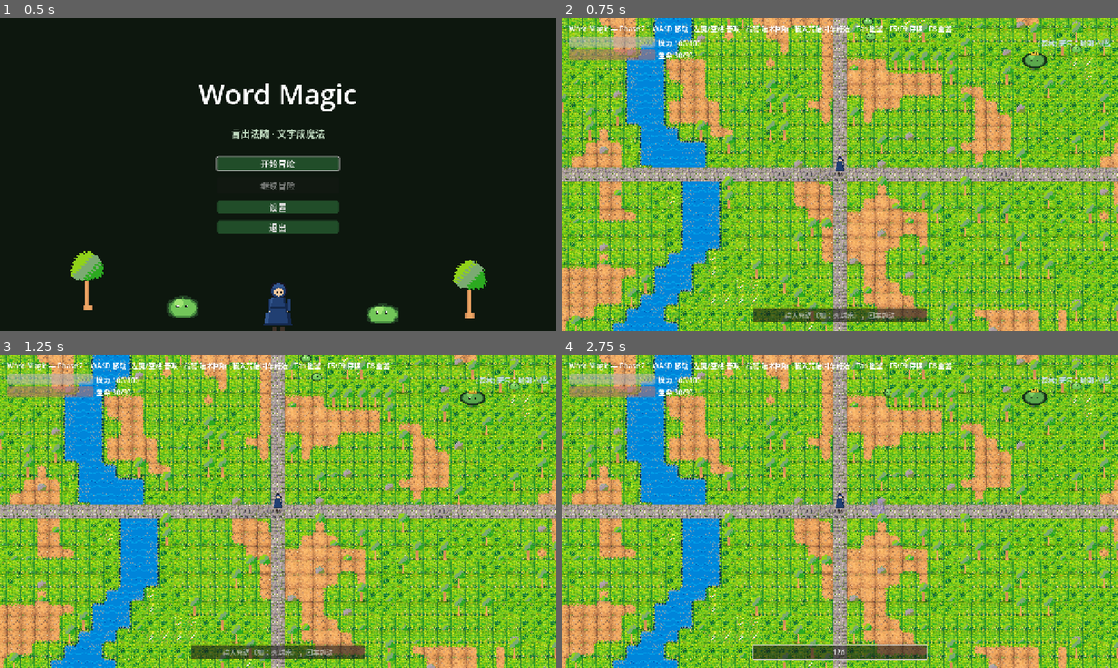
Above: before the commit, frames 1-4 (two rows, left to right).
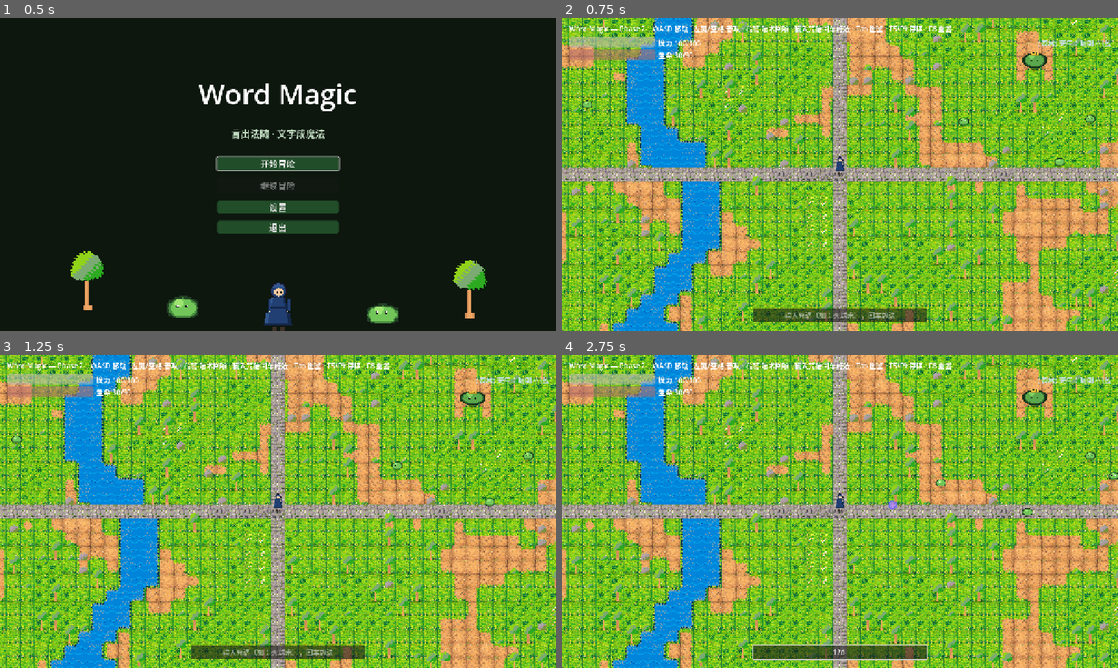
Above: after the commit, the same moments.

Repository: ahao430/word-magic
Game: Godot game, scene res://scenes/ui/title.tscn
The game is run twice, just before and just after one commit, with the same random seed, the same clock (stepped at 60 frames per second) and the same inputs.
Inputs (mouse positions are in pixels of both pictures, inside the frame that each line leads up to):
- Up to frame 1 (0.5 s): no input
- Up to frame 2 (0.75 s): click "开始冒险" at 0.5 s
- Up to frame 3 (1.25 s): no input
- Up to frame 4 (2.75 s): click (840, 652) at 1.27 s; type "12" at 1.35 s; move the mouse to (962, 495) at 2.02 s; hold D (move_right) from 2.03 s (still down); hold Space (attack) from 2.03 s (still down); click (962, 495) at 2.17 s

Frame 1 is identical in both runs. In frame 2, 46% of the frame differs, in the area x 0-100%, y 0-100%; in frame 3, 46%; in frame 4, 46%.

Commit message:
feat: procedural layout seed — randomized new-game worlds, save round-trip, legacy exactness

Diff:
--- a/scripts/core/game_manager.gd
+++ b/scripts/core/game_manager.gd
@@ -12,6 +12,14 @@
 ## _ready and loads the chosen slot instead of a fresh adventure.
 var pending_load_session := false
 var pending_load_slot := "slot_01"
+## Fresh-adventure world seed (title randomizes; world consumes once).
+var pending_layout_seed := 0
+
+
+func consume_layout_seed() -> int:
+	var s := pending_layout_seed
+	pending_layout_seed = 0
+	return s
 
 
 func set_state(new_state: GameState) -> void:
--- a/scripts/ui/title.gd
+++ b/scripts/ui/title.gd
@@ -47,4 +47,6 @@
 
 func _on_start() -> void:
 	GameManager.pending_load_session = false
+	# Every fresh adventure rolls a fresh world (AGENTS.md §11 seed).
+	GameManager.pending_layout_seed = 100000 + (randi() % 900000)
 	get_tree().change_scene_to_file("res://scenes/main/main.tscn")
--- a/scripts/world/world.gd
+++ b/scripts/world/world.gd
@@ -69,6 +69,30 @@
 ## The Forest Keeper stands beside the path, just west of the gate.
 const KEEPER_CELL := Vector2i(46, 15)
 
+## Procedural layout seed (AGENTS.md §11 "map Seed for procedural
+## reconstruction"). 0 = the historical legacy layout (byte-identical
+## to every world before seeds existed — old saves stay exact); any
+## other value drives terrain noise + prop/slime scatter. One seed
+## derives the whole layout; POIs (gate/spring/keeper/boss/rune/elite)
+## stay at their handcrafted cells on every seed.
+var layout_seed := 0
+
+const LEGACY_MACRO_SEED := 20261111
+const LEGACY_PROP_SEED := 20261112
+const LEGACY_SLIME_SEED := 777
+
+
+func _macro_seed() -> int:
+	return layout_seed if layout_seed != 0 else LEGACY_MACRO_SEED
+
+
+func _west_prop_seed() -> int:
+	return layout_seed + 1 if layout_seed != 0 else LEGACY_PROP_SEED
+
+
+func _slime_scatter_seed() -> int:
+	return layout_seed + 2 if layout_seed != 0 else LEGACY_SLIME_SEED
+
 ## Fired once when the boss dies (the boss_defeated flag + save tier
 ## record it; this notifies the HUD).
 signal boss_died
@@ -108,8 +132,22 @@
 
 
 func _ready() -> void:
+	# Title's "new game" hands a fresh random seed over before the first
+	# build (loads restore their own seed later via apply_layout_seed).
+	var pending: int = GameManager.consume_layout_seed()
+	if pending != 0 and layout_seed == 0:
+		layout_seed = pending
+	_build_layout()
+	_build_walls()
+	_setup_weather()
+	_apply_world_memory()
+
+
+## Seed-to-world layout pass (re-entrant: apply_layout_seed wipes the
+## props layer and runs this again on the same node).
+func _build_layout() -> void:
 	var macro := FastNoiseLite.new()
-	macro.seed = 20261111
+	macro.seed = _macro_seed()
 	macro.frequency = 0.09
 	var detail := FastNoiseLite.new()
 	detail.seed = 99
@@ -120,15 +158,15 @@
 	for cell in wetland_pond_cells():
 		water_cell[cell] = true
 	_paint_ground(dirt_cell, water_cell, macro, detail)
-	# Two-pass prop scatter: the forest pass runs on the historical 48x32
-	# window with river-only water (byte-identical to the pre-wetland
-	# layout — old saves and tests keep their props), the wetland pass
-	# seeds its own sequence.
+	# Two-pass prop scatter: the legacy pass keeps its historical
+	# sequence (seed 0 worlds stay byte-identical); a custom seed shifts
+	# BOTH passes deterministically, and the wetland always rides its
+	# own sequence.
 	var west_placements: Array[Dictionary] = compute_placements(dirt_cell,
-			river_cells(), Vector2i(WETLAND_START, MAP_CELLS.y), PROP_SEED)
+			river_cells(), Vector2i(WETLAND_START, MAP_CELLS.y), _west_prop_seed())
 	var east_placements: Array[Dictionary] = compute_placements(dirt_cell,
 			wetland_pond_cells(), Vector2i(MAP_CELLS.x - WETLAND_START, MAP_CELLS.y),
-			PROP_SEED + 1, Vector2i(WETLAND_START, 0))
+			_west_prop_seed() + 1, Vector2i(WETLAND_START, 0))
 	_scatter_props(west_placements + east_placements)
 	_scatter_slimes(dirt_cell, water_cell)
 	_scatter_wetland_slimes(water_cell)
@@ -137,10 +175,25 @@
 	_spawn_gate()
 	_spawn_spring(water_cell)
 	_spawn_keeper()
-	_build_walls()
 	_setup_water_shimmer(water_cell)
 	_setup_waterfall(water_cell)
-	_setup_weather()
+
+
+## Swap to a different seed and rebuild the layout in place (session
+## load path). Dying children are renamed so re-spawned POI names stay
+## unique while the queue drains.
+func apply_layout_seed(new_seed: int) -> void:
+	if new_seed == layout_seed:
+		return
+	layout_seed = new_seed
+	var n := 0
+	for child in props.get_children():
+		child.name = "ZzDead%d" % n
+		n += 1
+		child.queue_free()
+	_sway_targets = []
+	_open_water = []
+	_build_layout()
 	_apply_world_memory()
 
 
@@ -480,7 +533,7 @@
 	var weather_state: Dictionary = weather.capture_state() if weather != null else {}
 	return {"rune_state": rune_state, "ford_built": ford_built,
 			"alive_slimes": alive_slimes, "boss": _capture_boss(),
-			"weather": weather_state}
+			"weather": weather_state, "layout_seed": layout_seed}
 
 
 func _capture_boss() -> Dictionary:
@@ -498,6 +551,10 @@
 ## re-awaken the rune silently, remove slimes that died before saving,
 ## and re-seat the boss (position/hp, or gone if he was defeated).
 func restore_state(data: Dictionary) -> void:
+	# Old saves carry no seed: 0 keeps the legacy layout untouched.
+	var saved_seed: int = int(data.get("layout_seed", 0))
+	if saved_seed != layout_seed:
+		apply_layout_seed(saved_seed)
 	if data.get("ford_built", false):
 		build_ford()
 		for child in props.get_children():
@@ -528,7 +585,7 @@
 func _scatter_slimes(dirt_cell: Dictionary, water_cell: Dictionary) -> void:
 	## Deterministic slime scatter: land cells away from the spawn area.
 	var rng := RandomNumberGenerator.new()
-	rng.seed = SLIME_SEED
+	rng.seed = _slime_scatter_seed()
 	var placed := 0
 	for y in MAP_CELLS.y:
 		if placed >= SLIME_COUNT:
--- /dev/null
+++ b/tests/seed_test.gd
@@ -0,0 +1,137 @@
+extends SceneTree
+## Headless test for the procedural layout seed (AGENTS.md §11): one
+## seed drives terrain noise + prop/slime scatter, POIs stay at their
+## handcrafted cells on every seed, seed 0 keeps the legacy layout
+## byte-identical (old saves), and the seed round-trips through the
+## session save tier.
+
+var _failures := 0
+var _cache_backup := ""
+var _memory_backup := ""
+
+
+func _initialize() -> void:
+	call_deferred("_run")
+
+
+func _run() -> void:
+	_cache_backup = TestIsolation.stash(TestIsolation.CACHE_PATH)
+	_memory_backup = TestIsolation.stash(TestIsolation.MEMORY_PATH)
+	SpellCache.reset()
+	WorldMemory.reset()
+	Weather.reset()
+
+	# --- Legacy determinism: two default worlds are identical ---
+	var legacy_a: Node2D = await _build_world(0)
+	var legacy_b: Node2D = await _build_world(0)
+	_expect(_child_names(legacy_a) == _child_names(legacy_b),
+			"seed 0 worlds are byte-identical (%d/%d children)"
+					% [_child_names(legacy_a).size(), _child_names(legacy_b).size()])
+	legacy_a.free()
+	legacy_b.free()
+	await physics_frame
+
+	# --- Seeded determinism and variation ---
+	var s1: Node2D = await _build_world(12345)
+	var s1b: Node2D = await _build_world(12345)
+	var s2: Node2D = await _build_world(67890)
+	_expect(_child_names(s1) == _child_names(s1b), "same seed = same world")
+	_expect(_child_names(s1) != _child_names(s2), "different seed = different world")
+
+	# --- POIs survive every seed ---
+	for poi in ["Gate_Pillar_N", "Gate_Pillar_S", "SwampSpring", "Keeper",
+			"BossSlime", "RuneStone", "SlimeElite_58_10"]:
+		_expect(s1.get_entity_parent().get_node_or_null(poi) != null,
+				"%s stands on seed 12345" % poi)
+
+	# --- The river is seed-independent ---
+	var water: Dictionary = s1.river_cells()
+	var any_water := false
+	for y in 32:
+		if water.has(Vector2i(12, y)):
+			any_water = true
+			break
+	_expect(any_water and s1.is_blocked_ground(Vector2(12 * 32 + 16, 15 * 32 + 16)),
+			"river cells block movement on any seed (river cells are constant)")
+
+	# --- Capture / restore round-trip carries the seed ---
+	var snap: Dictionary = s1.capture_state()
+	_expect(int(snap["layout_seed"]) == 12345, "capture stores the seed")
+	var fresh: Node2D = await _build_world(0)
+	fresh.restore_state(snap)
+	await physics_frame
+	await physics_frame  # let the rebuild's arena-clear queue_free drain
+	_expect(fresh.layout_seed == 12345 and _child_names(fresh) == _child_names(s1),
+			"restore rebuilds the exact seeded layout")
+
+	# --- Old saves (no seed key) keep the legacy world ---
+	var legacy: Node2D = await _build_world(0)
+	var legacy_names := _child_names(legacy)
+	var old_save: Dictionary = snap.duplicate()
+	old_save.erase("layout_seed")
+	legacy.restore_state(old_save)
+	_expect(legacy.layout_seed == 0, "missing seed key = legacy layout")
+	legacy.free()
+	fresh.free()
+	s1.free()
+	s1b.free()
+	s2.free()
+	await physics_frame
+
+	# --- Title handoff: GameManager pending seed feeds the first build ---
+	var gm: Node = root.get_node("/root/GameManager")
+	gm.set("pending_layout_seed", 555)
+	var handed: Node2D = await _build_world(0)
+	_expect(handed.layout_seed == 555 and int(gm.get("pending_layout_seed")) == 0,
+			"a pending seed is consumed exactly once")
+	handed.free()
+	await physics_frame
+
+	_teardown()
+
+
+func _build_world(expect_seed: int) -> Node2D:
+	var world: Node2D = load("res://scenes/world/world.tscn").instantiate()
+	if expect_seed != 0:
+		world.layout_seed = expect_seed
+	root.add_child(world)
+	await physics_frame
+	await physics_frame
+	return world
+
+
+func _child_names(world: Node2D) -> Array:
+	var names: Array = []
+	for child in world.get_entity_parent().get_children():
+		# Rebuild renames replaced children ZzDead* while queue_free
+		# drains; they are not part of the new layout.
+		if not str(child.name).begins_with("ZzDead"):
+			names.append(str(child.name))
+	names.sort()
+	return names
+
+
+func _teardown() -> void:
+	Weather.reset()
+	TestIsolation.unstash(TestIsolation.CACHE_PATH, _cache_backup)
+	TestIsolation.unstash(TestIsolation.MEMORY_PATH, _memory_backup)
+	SpellCache.reset()
+	WorldMemory.reset()
+	_finish()
+
+
+func _finish() -> void:
+	if _failures == 0:
+		print("ALL PASS")
+		quit(0)
+	else:
+		print("FAILURES: %d" % _failures)
+		quit(1)
+
+
+func _expect(cond: bool, what: String) -> void:
+	if cond:
+		print("PASS  " + what)
+	else:
+		_failures += 1
+		print("FAIL  " + what)
Not shown, changed: docs/development-roadmap.md
